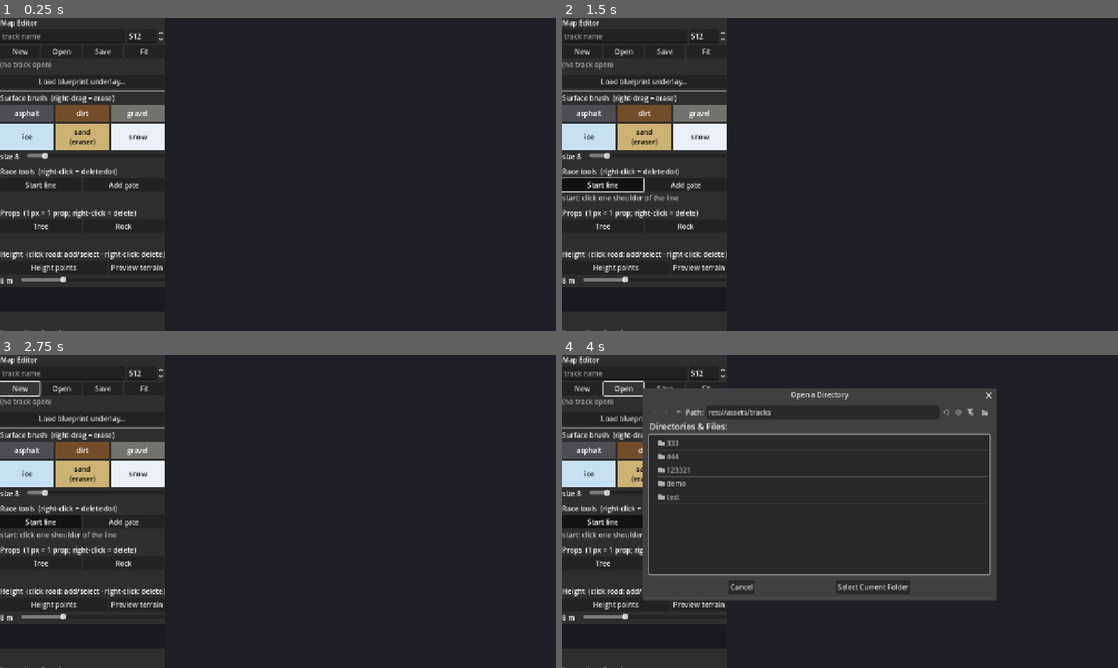
Above: before the commit, frames 1-4 (two rows, left to right).
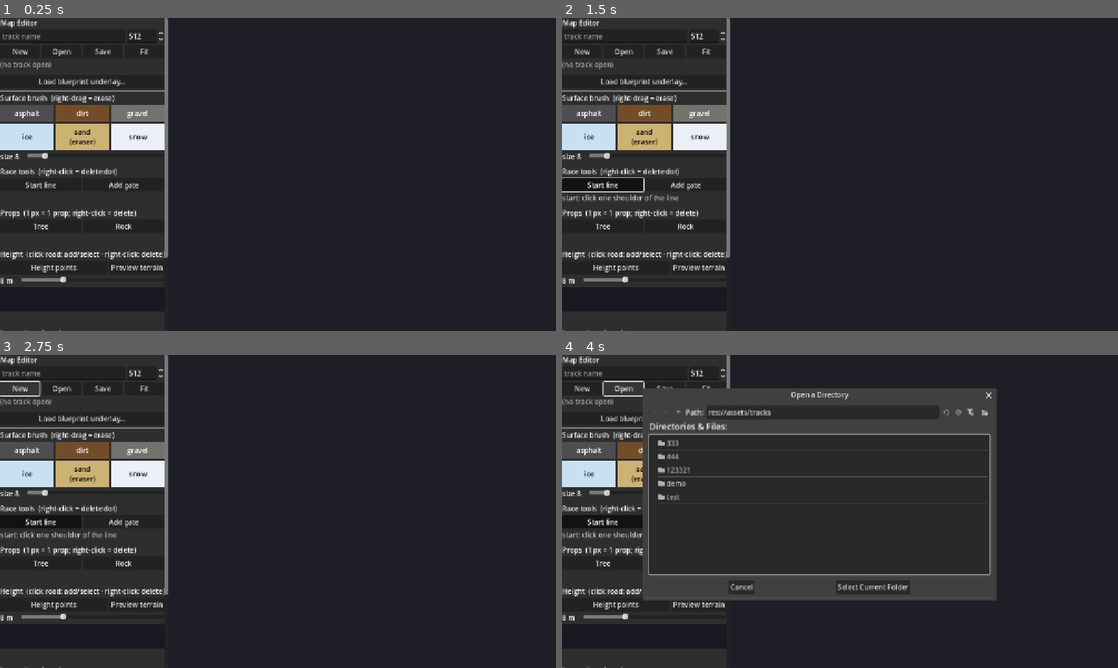
Above: after the commit, the same moments.

Repository: artemiiShabanov/RallyRivals
Game: Godot game, scene res://scenes/tools/map_editor.tscn
Two runs of this game, one before a commit and one after it. Both use one fixed random seed, a clock stepped at 60 frames per second and the inputs below. The project has no main scene, so this scene is started directly.
Inputs:
- Up to frame 1 (0.25 s): no input
- Up to frame 2 (1.5 s): click "Start line" at 0.5 s; click "Start line" at 1.25 s
- Up to frame 3 (2.75 s): click "New" at 2 s
- Up to frame 4 (4 s): click "New" at 2.75 s; click "Open" at 3.5 s

The runs differ from the first frame. In frame 1, 0.5% of the frame differs, in the area x 29-31%, y 0-77%; in frame 2, 0.5%; in frame 3, 0.5%; in frame 4, less than 0.1%.

Commit message:
Map editor: left panel scrolls
The tool sections outgrew a 720p window — panel content now sits in a
vertical ScrollContainer (wheel scrolls it when hovered).

Co-Authored-By: Claude Opus 4.8 <noreply@anthropic.com>

Diff:
--- a/rallyrivals/scripts/tools/map_editor/map_editor.gd
+++ b/rallyrivals/scripts/tools/map_editor/map_editor.gd
@@ -93,9 +93,13 @@
 
 func _build_panel() -> Control:
 	var panel := PanelContainer.new()
-	panel.custom_minimum_size = Vector2(280, 0)
+	panel.custom_minimum_size = Vector2(292, 0)
+	var scroll := ScrollContainer.new()
+	scroll.horizontal_scroll_mode = ScrollContainer.SCROLL_MODE_DISABLED
+	panel.add_child(scroll)
 	var vb := VBoxContainer.new()
-	panel.add_child(vb)
+	vb.size_flags_horizontal = Control.SIZE_EXPAND_FILL
+	scroll.add_child(vb)
 
 	var title := Label.new()
 	title.text = "Map Editor"
